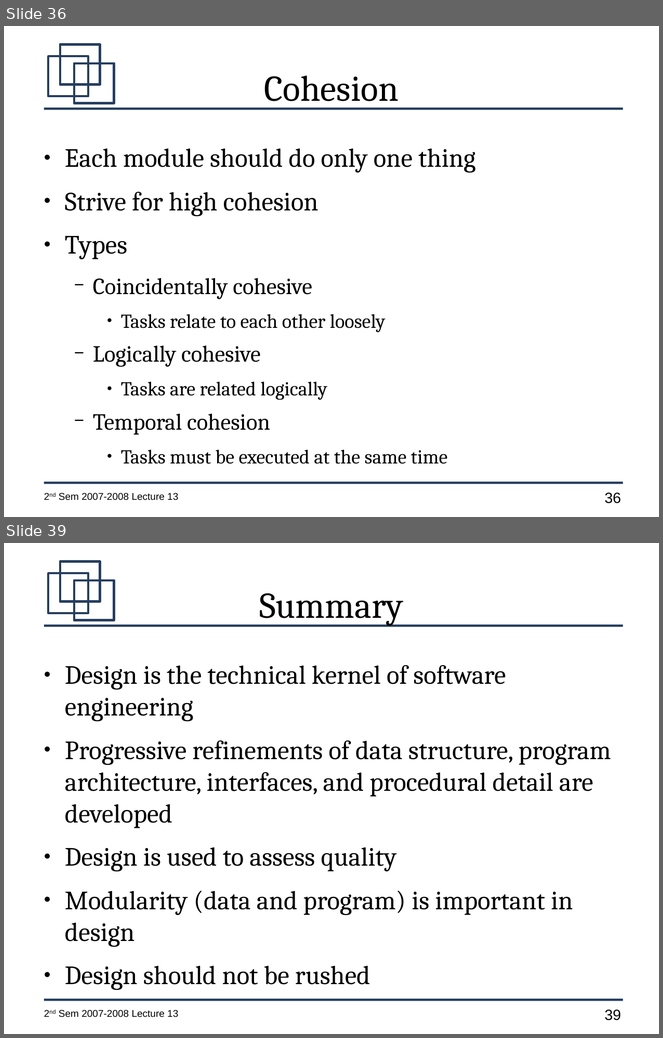
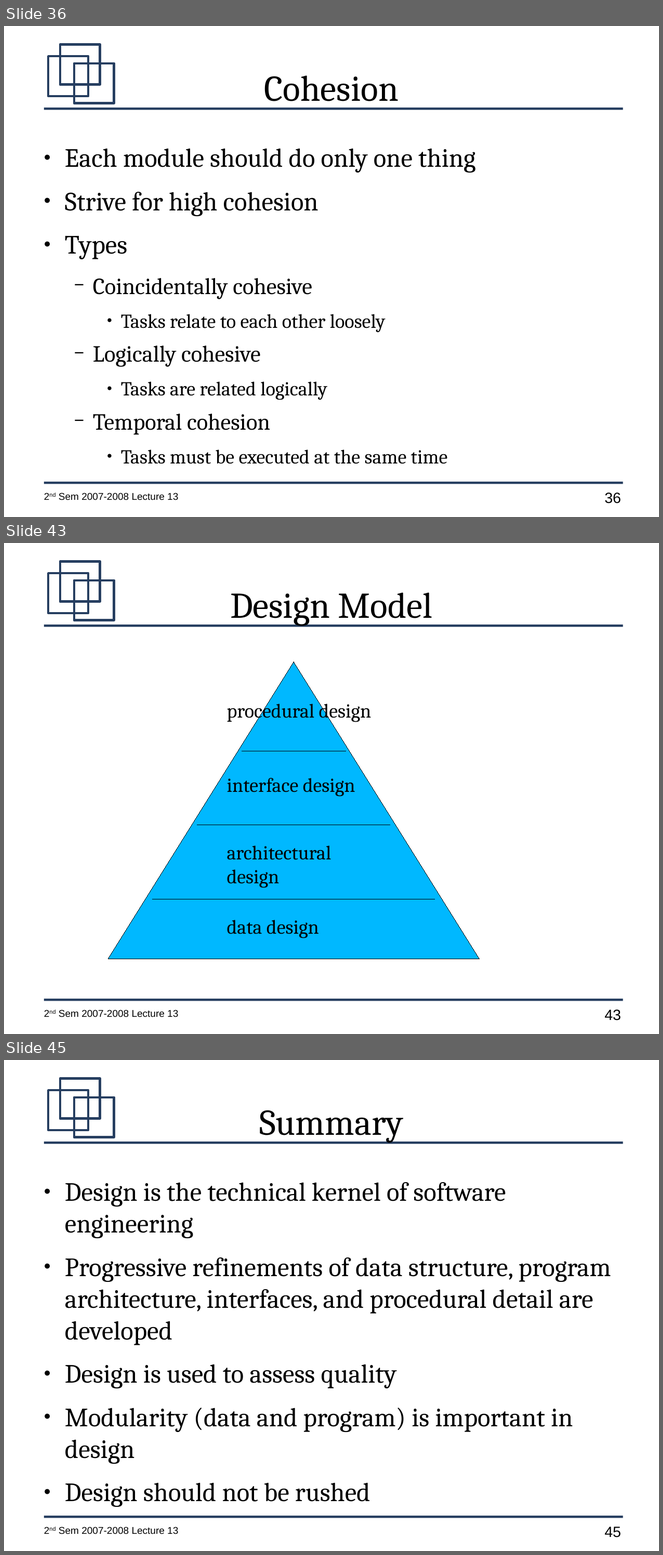
Before and after one commit to jachermocilla/jach-homepage, a slide deck: CMSC128-2nd-Sem-2007-L13.odp. Shown one above the other, each under a label of ours: slides 36 and 39 before the commit, slides 36, 43 and 45 after it; the slides between them are not shown. The pictures are 663x1038 and 663x1555 pixels, drawn with LibreOffice and Linux fonts; fonts in the diff are those of the drawing. Boxes give left, top, right and bottom in pixels: in the first picture for what was removed or moved away, otherwise in the second. Text is boxed around its words. In the diff, an @@ line names an element or a change of style, - is before the commit and + after.

```diff
--- a/CMSC128-2nd-Sem-2007-L13.odp
+++ b/CMSC128-2nd-Sem-2007-L13.odp
@@ slide 43 added at box(4, 543, 659, 1034), background #FFFFFF; not listed: 7 template elements that a slide beside it also shows @@
@@ title added at box(230, 592, 433, 626), 44 pt, text #000000 @@
+Design Model
@@ flow chart extract added at box(108, 662, 480, 959), fill #00B8FF, outline #000000 0 pt @@
@@ text added at box(227, 700, 372, 723), 24 pt, text #000000 @@
+procedural design
@@ line added from (242, 751) to (346, 751), #000000 0 pt @@
@@ text added at box(227, 778, 356, 797), 24 pt, text #000000 @@
+interface design
@@ line added from (197, 825) to (390, 825), #000000 0 pt @@
@@ text added at box(227, 846, 332, 888), 24 pt, text #000000 @@
+architectural design
@@ line added from (153, 900) to (435, 900), #000000 0 pt @@
@@ text added at box(227, 920, 319, 939), 24 pt, text #000000 @@
+data design
@@ what was slide 39 is now slide 45 @@
@@ page number at box(605, 1527, 621, 1538): text changed @@
-39
+45
```
Also in this commit, not shown: 1 slide changed, 6 other slides added, 1 slide removed.
